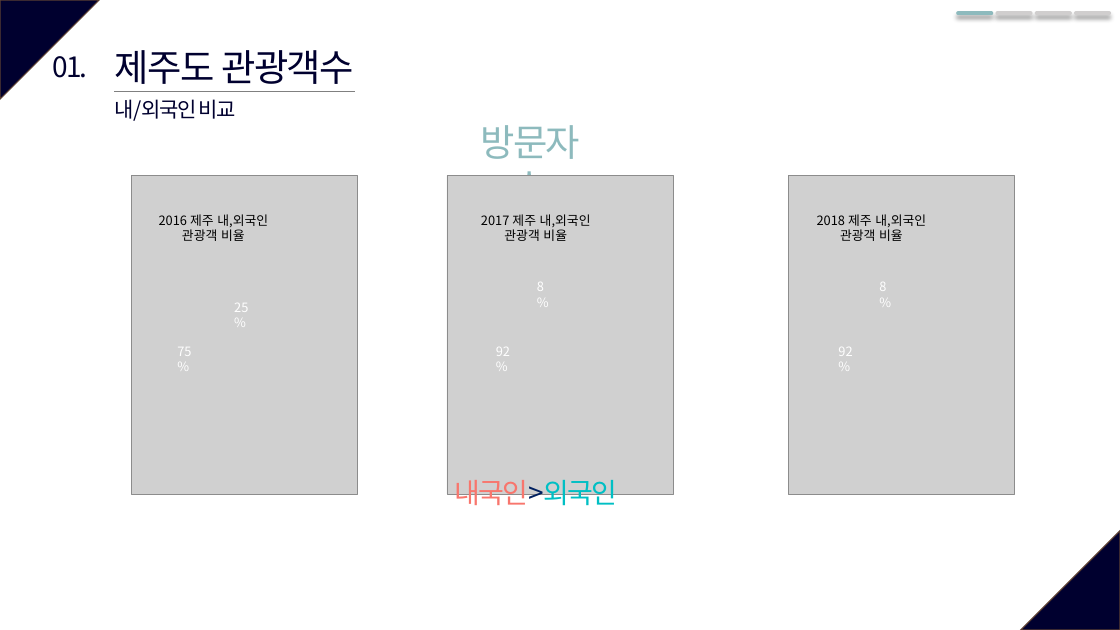
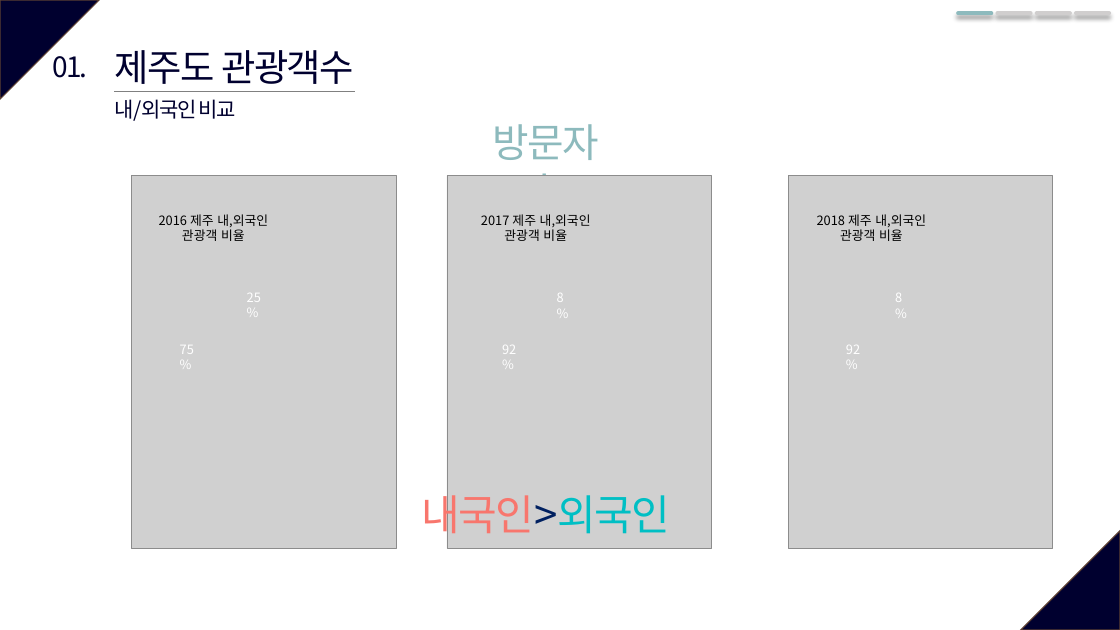
Before and after one commit to so-jeong0127/6-project, a slide deck: slide 6 of 6조_외부환경영향.pptx. Drawn at 1120x630 pixels with LibreOffice and Linux fonts; fonts in the diff are those of the drawing; grey boxes stand for pictures. Boxes give left, top, right and bottom in pixels: in the first picture for what was removed or moved away, otherwise in the second. Text is boxed around its words. In the diff, an @@ line names an element or a change of style, - is before the commit and + after.

```diff
--- a/6조_외부환경영향.pptx
+++ b/6조_외부환경영향.pptx
@@ text "방문자 수": place and size @@
-text "방문자 수" at box(481, 125, 581, 176)
+text "방문자 수" at box(493, 124, 599, 215)
@@ text "방문자 수" at box(493, 124, 599, 215): size 32 to 34 pt @@
@@ picture: place and size @@
-picture at box(132, 176, 358, 494)
+picture at box(132, 176, 397, 549)
@@ picture: place and size @@
-picture at box(447, 176, 673, 494)
+picture at box(447, 176, 712, 549)
@@ picture: place and size @@
-picture at box(788, 176, 1014, 494)
+picture at box(788, 176, 1053, 549)
@@ text "25%": place and size @@
-text "25%" at box(234, 303, 248, 312)
+text "25%" at box(247, 293, 261, 302)
@@ text "8%": place and size @@
-text "8%" at box(537, 283, 544, 291)
+text "8%" at box(557, 293, 564, 302)
@@ text "8%": place and size @@
-text "8%" at box(879, 282, 886, 291)
+text "8%" at box(895, 294, 902, 302)
@@ text "75%": place and size @@
-text "75%" at box(177, 350, 191, 356)
+text "75%" at box(180, 345, 194, 354)
@@ text "92%": place and size @@
-text "92%" at box(496, 347, 510, 356)
+text "92%" at box(502, 345, 516, 354)
@@ text "92%": place and size @@
-text "92%" at box(838, 347, 852, 356)
+text "92%" at box(846, 345, 860, 354)
@@ text "내국인>외국인": place and size @@
-text "내국인>외국인" at box(454, 480, 617, 511)
+text "내국인>외국인" at box(422, 488, 670, 541)
@@ text "내국인>외국인" at box(422, 488, 670, 541): size 24 to 36 pt @@
```
Also in this commit, not shown: 7 other slides changed.
